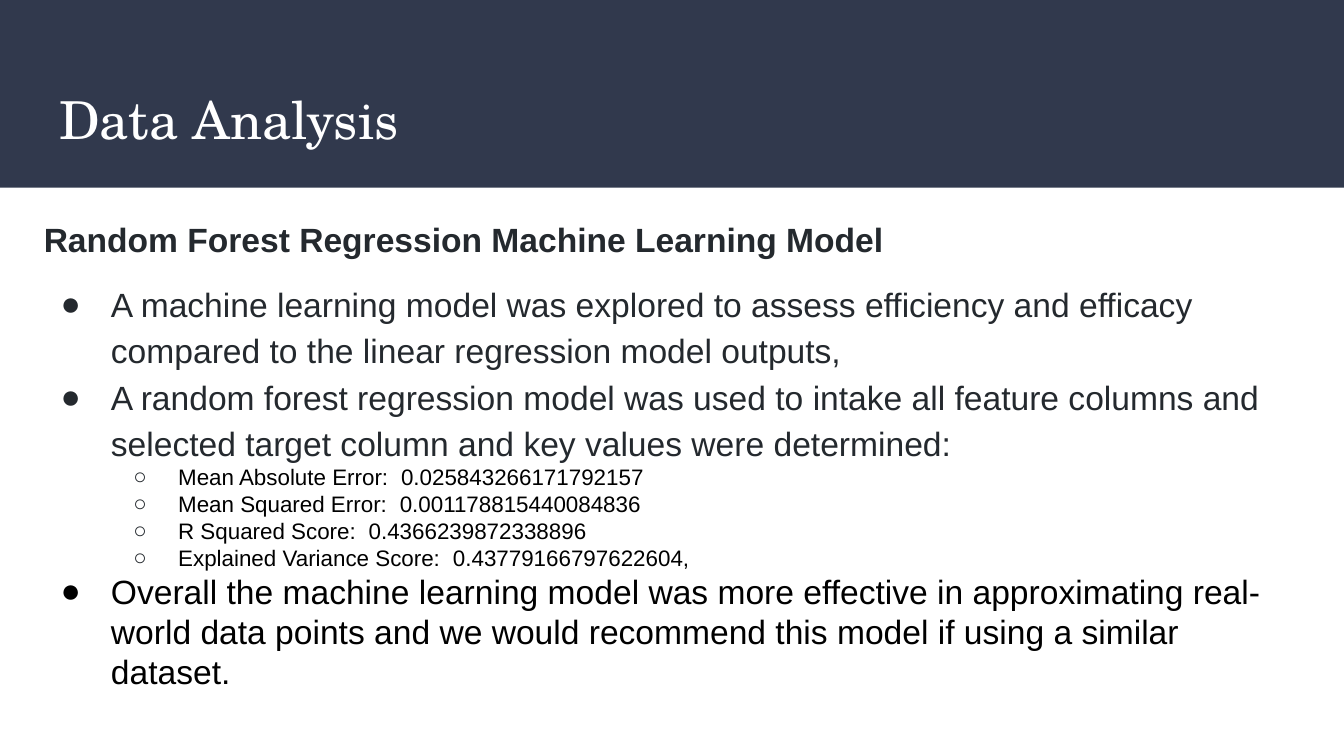
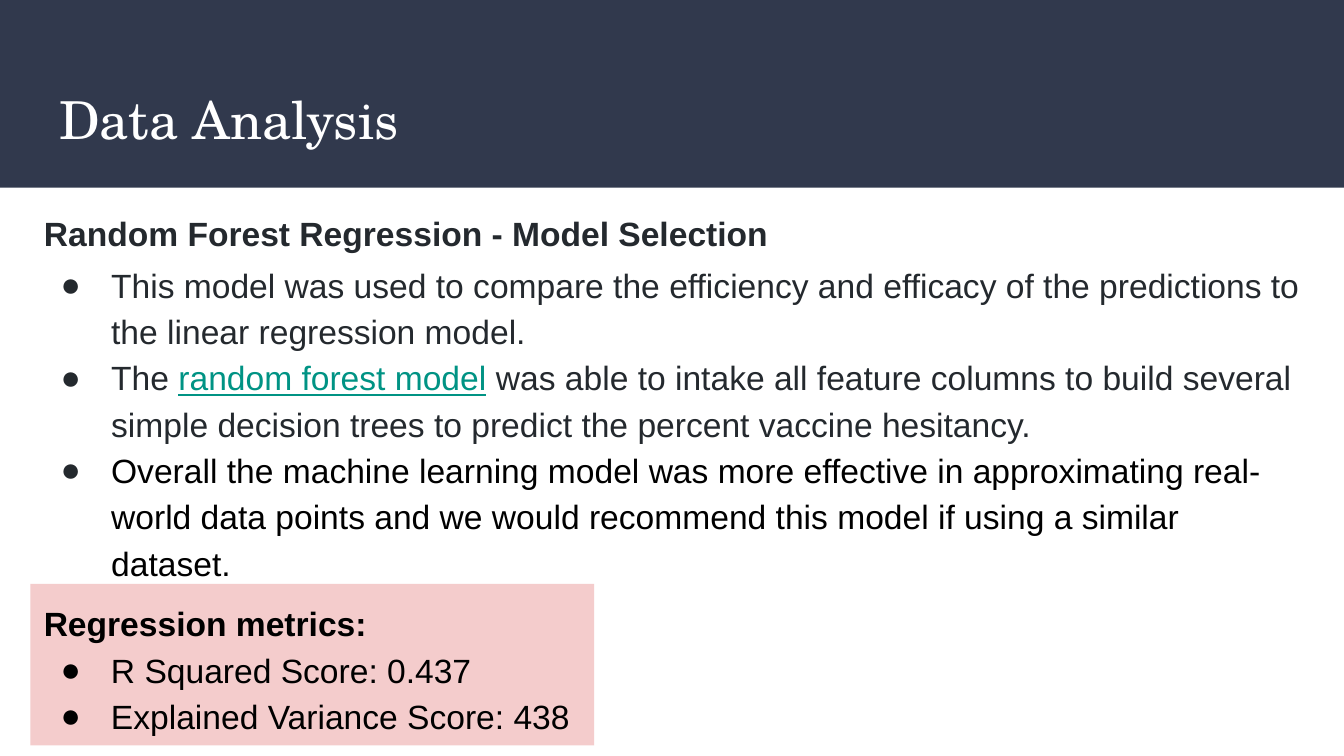
Before and after one commit to AaraniSivasekaram/Predictive_Modelling_Project, a slide deck: slide 9 of Vaccine Hesitancy Presentation.pptx (slide 8 before the commit). Drawn at 1344x756 pixels with LibreOffice and Linux fonts; fonts in the diff are those of the drawing. Boxes give left, top, right and bottom in pixels: in the first picture for what was removed or moved away, otherwise in the second. Text is boxed around its words. In the diff, an @@ line names an element or a change of style, - is before the commit and + after.

Commit message:
Updated presentation and included data viz images

```diff
--- a/Vaccine Hesitancy Presentation.pptx
+++ b/Vaccine Hesitancy Presentation.pptx
@@ text at box(44, 221, 1299, 443): text changed @@
-Random Forest Regression Machine Learning Model
-● A machine learning model was explored to assess efficiency and efficacy compared to the linear regression model outputs,
-● A random forest regression model was used to intake all feature columns and selected target column and key values were determined:
-  ○ Mean Absolute Error: 0.025843266171792157
-  ○ Mean Squared Error: 0.001178815440084836
-  ○ R Squared Score: 0.4366239872338896
-  ○ Explained Variance Score: 0.43779166797622604,
+Random Forest Regression - Model Selection
+● This model was used to compare the efficiency and efficacy of the predictions to the linear regression model.
+● The random forest model was able to intake all feature columns to build several simple decision trees to predict the percent vaccine hesitancy.
@@ text at box(111, 458, 1260, 577): line spacing 1 to 1.15; bullet colour #000000 to #24292E @@
@@ rectangle added at box(31, 583, 595, 745), fill #F4CCCC, 18 pt, text #000000 @@
+Regression metrics:
+● R Squared Score: 0.437
+● Explained Variance Score: 438
```
Also in this commit, not shown: 6 other slides changed, 6 slides added, 2 slides removed.
